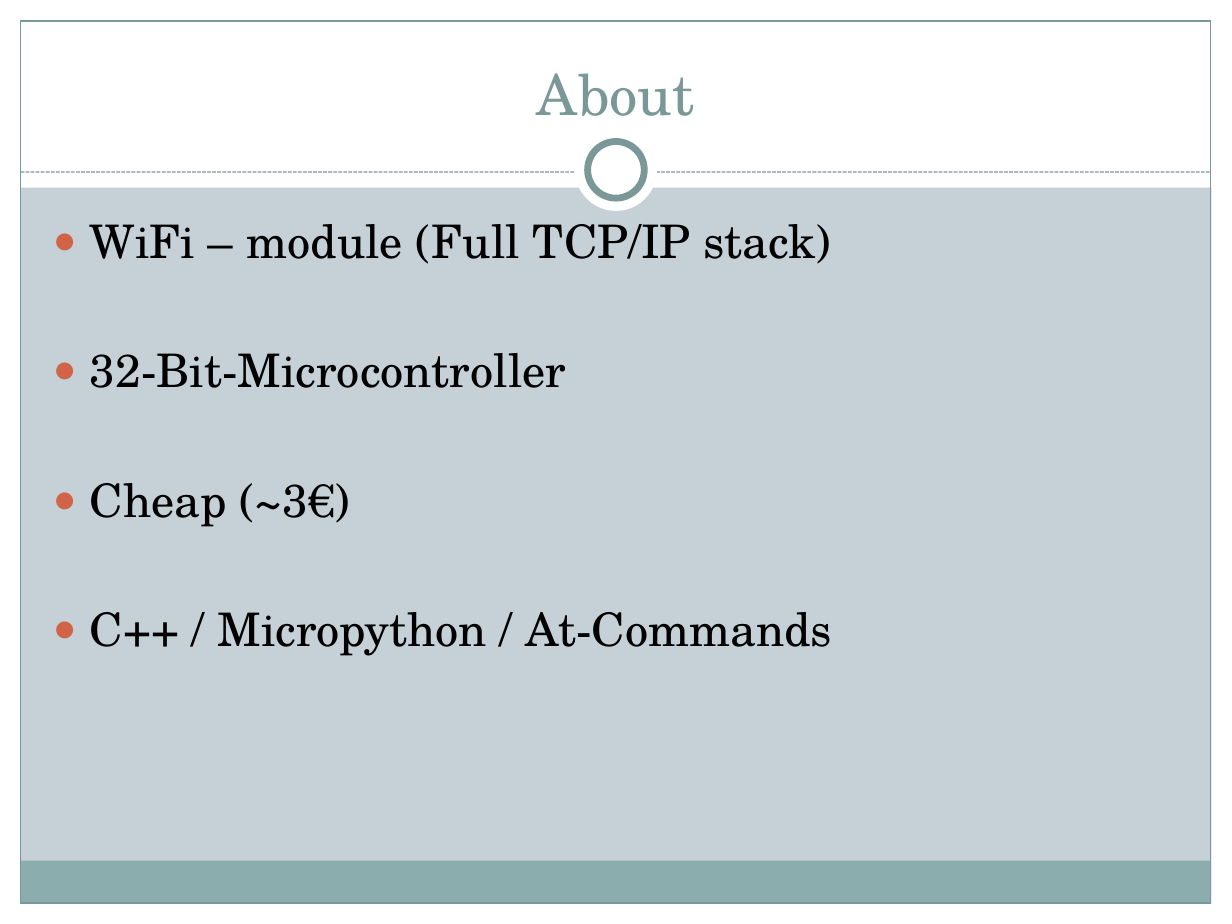
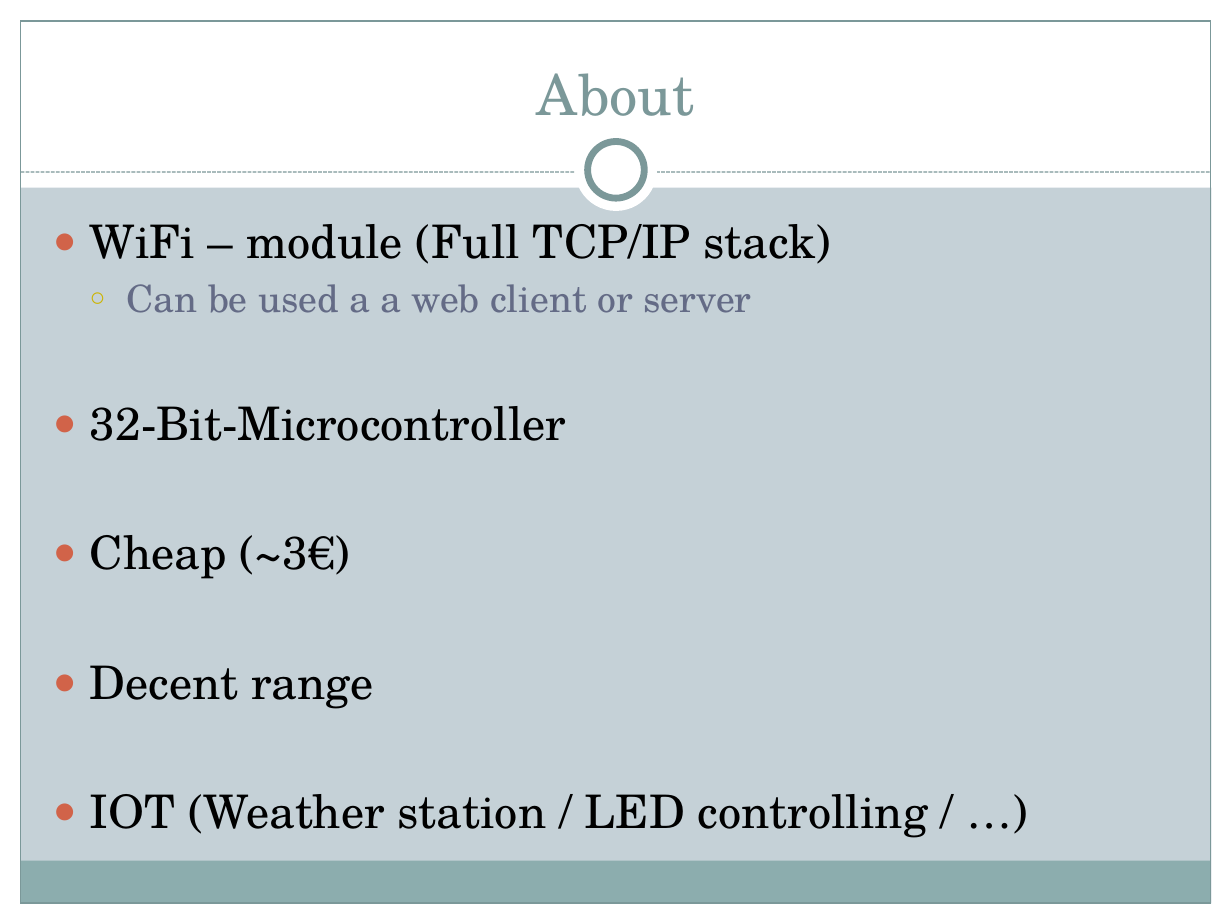
Before and after one commit to AlexKimmig/E-Portfolio-ESP8266, a slide deck: slide 3 of Presentation/Presentation E-Portfolio ES8266.pptx. Drawn at 1232x924 pixels with LibreOffice and Linux fonts; fonts in the diff are those of the drawing. Boxes give left, top, right and bottom in pixels: in the first picture for what was removed or moved away, otherwise in the second. Text is boxed around its words. In the diff, an @@ line names an element or a change of style, - is before the commit and + after.

```diff
--- a/Presentation/Presentation E-Portfolio ES8266.pptx
+++ b/Presentation/Presentation E-Portfolio ES8266.pptx
@@ text at bbox=[127, 284, 752, 313]: paragraph added @@
+  ○ Can be used a a web client or server
@@ text at bbox=[90, 665, 928, 838]: text changed @@
-● C++ / Micropython / At-Commands
+● Decent range
+● IOT (Weather station / LED controlling / …)
```
Also in this commit, not shown: 2 other slides changed, 9 slides added, 3 other files.
